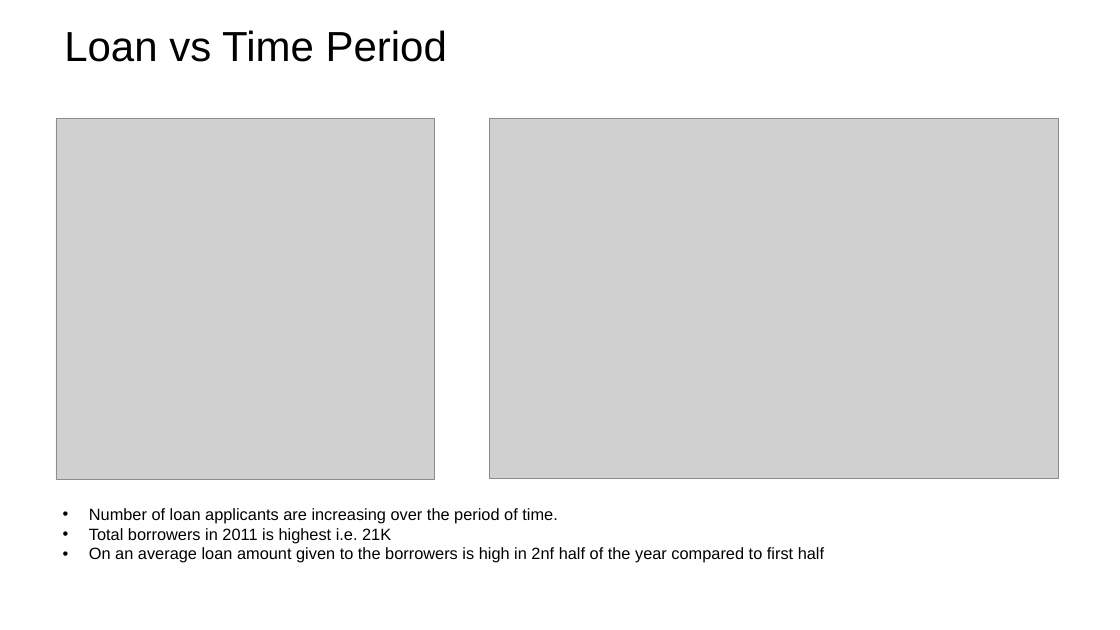
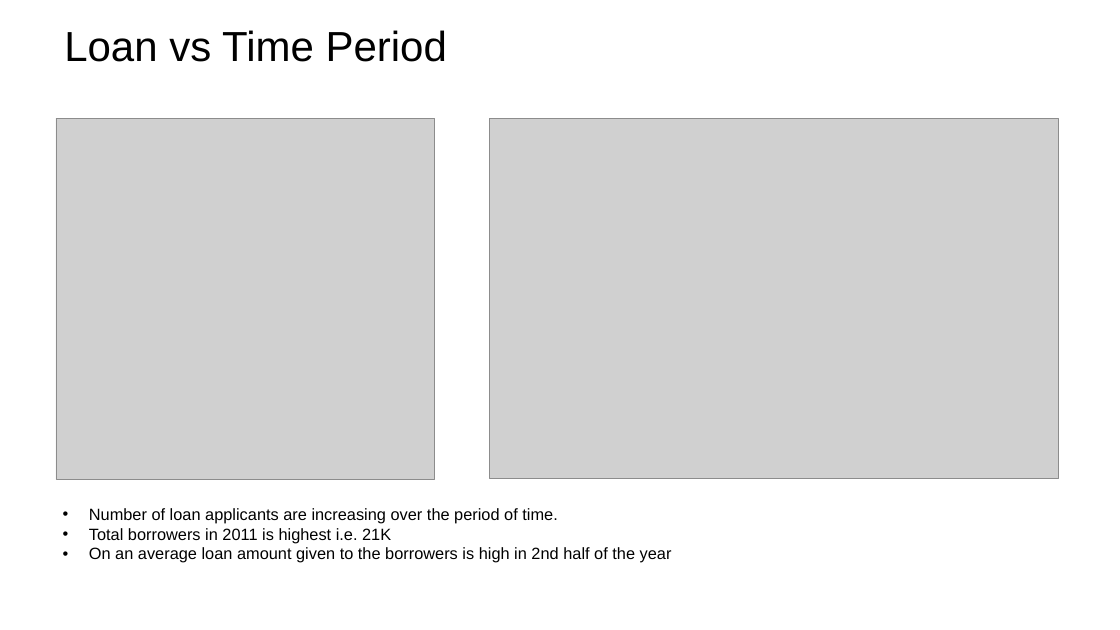
Before and after one commit to irish-luong/LandingClubCaseStudy, a slide deck: slide 5 of lending_club_case_study.pptx (slide 6 before the commit). Drawn at 1120x630 pixels with LibreOffice and Linux fonts; fonts in the diff are those of the drawing; grey boxes stand for pictures; background and template pictures are left out. Boxes give left, top, right and bottom in pixels: in the first picture for what was removed or moved away, otherwise in the second. Text is boxed around its words. In the diff, an @@ line names an element or a change of style, - is before the commit and + after.

```diff
--- a/lending_club_case_study.pptx
+++ b/lending_club_case_study.pptx
@@ text at [89, 547, 672, 563]: text changed @@
-• On an average loan amount given to the borrowers is high in 2nf half of the year compared to first half
+• On an average loan amount given to the borrowers is high in 2nd half of the year
```
Also in this commit, not shown: 12 other slides changed, 1 slide added, 1 slide removed.
